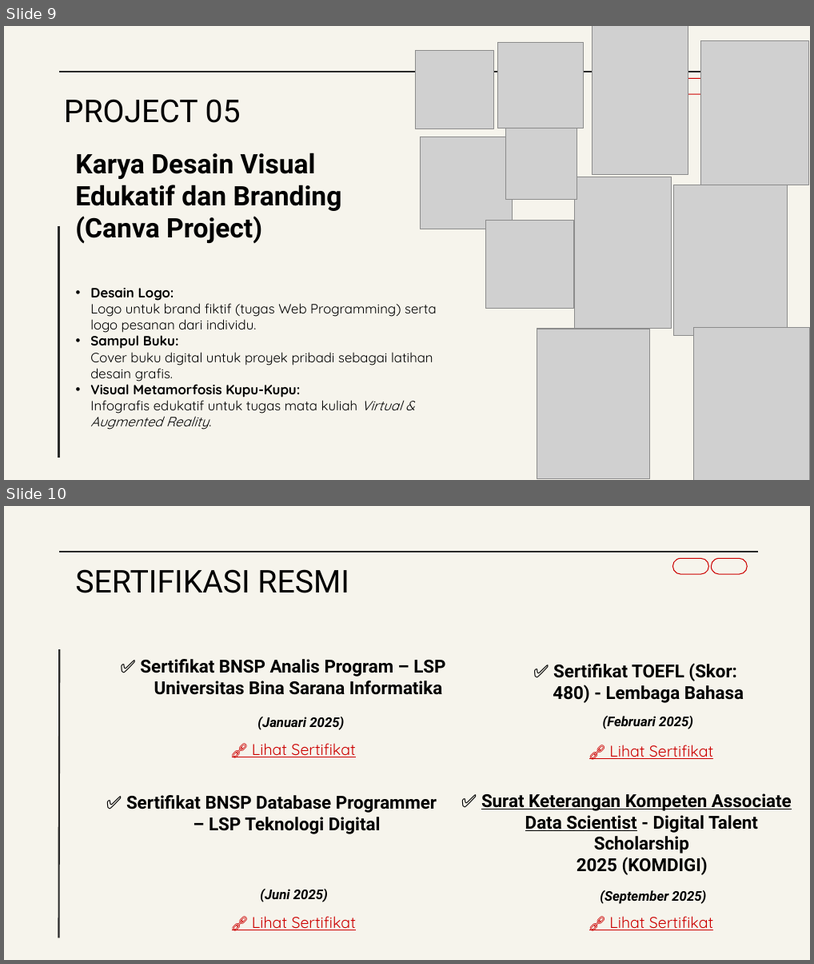
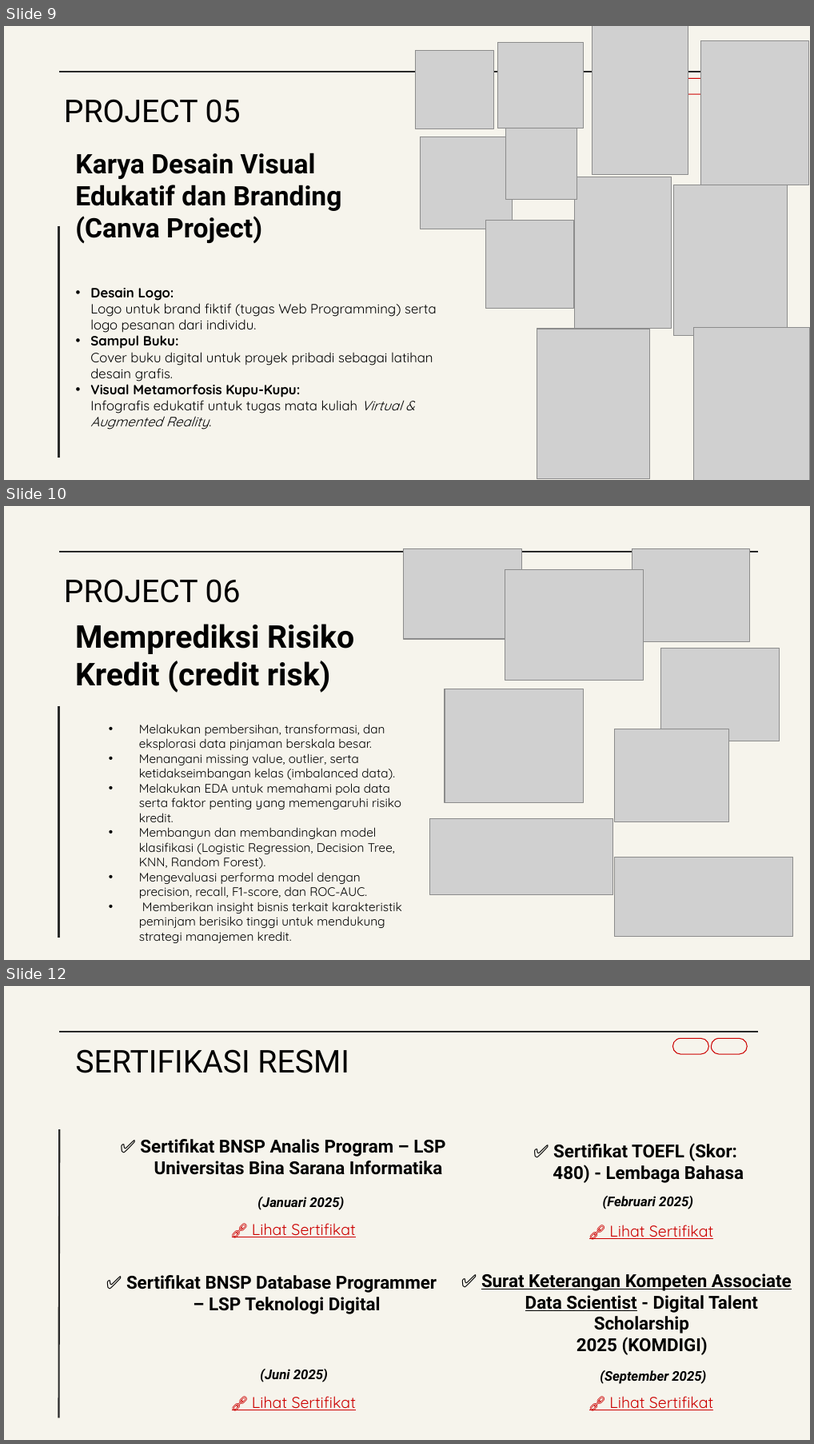
Before and after one commit to DisyaAriza/Project_magang, a slide deck: Portopolio Disya.pptx. Shown one above the other, each under a label of ours: slides 9 and 10 before the commit, slides 9, 10 and 12 after it; the slides between them are not shown. The pictures are 814x964 and 814x1444 pixels, drawn with LibreOffice and Linux fonts; fonts in the diff are those of the drawing; grey boxes stand for pictures. Boxes give left, top, right and bottom in pixels: in the first picture for what was removed or moved away, otherwise in the second. Text is boxed around its words. In the diff, an @@ line names an element or a change of style, - is before the commit and + after.

```diff
--- a/Portopolio Disya.pptx
+++ b/Portopolio Disya.pptx
@@ slide 10 added at <box>4,506,810,960</box>, background #F6F4EC @@
@@ line added from (60, 551) to (758, 551), #282828 1.5 pt @@
@@ picture added at <box>404,548,522,639</box> @@
@@ picture added at <box>632,548,750,641</box> @@
@@ picture added at <box>506,570,644,680</box> @@
@@ title added at <box>64,579,241,603</box>, 28 pt, text #000000 @@
+PROJECT 06
@@ text added at <box>75,624,354,692</box>, 28 pt, text #000000, bold @@
+Memprediksi Risiko Kredit (credit risk)
@@ picture added at <box>662,648,780,741</box> @@
@@ picture added at <box>445,689,584,802</box> @@
@@ line added from (59, 706) to (59, 937), #282828 1.5 pt @@
@@ subtitle added at <box>139,724,402,943</box>, 11 pt, text #000000 @@
+• Melakukan pembersihan, transformasi, dan eksplorasi data pinjaman berskala besar.
+• Menangani missing value, outlier, serta ketidakseimbangan kelas (imbalanced data).
+• Melakukan EDA untuk memahami pola data serta faktor penting yang memengaruhi risiko kredit.
+• Membangun dan membandingkan model klasifikasi (Logistic Regression, Decision Tree, KNN, Random Forest).
+• Mengevaluasi performa model dengan precision, recall, F1-score, dan ROC-AUC.
+• Memberikan insight bisnis terkait karakteristik peminjam berisiko tinggi untuk mendukung strategi manajemen kredit.
@@ picture added at <box>615,729,730,822</box> @@
@@ picture added at <box>430,819,614,895</box> @@
@@ picture added at <box>615,856,794,936</box> @@
@@ what was slide 10 is now slide 12 @@
```
Also in this commit, not shown: 2 slides changed, 1 other slide added.
